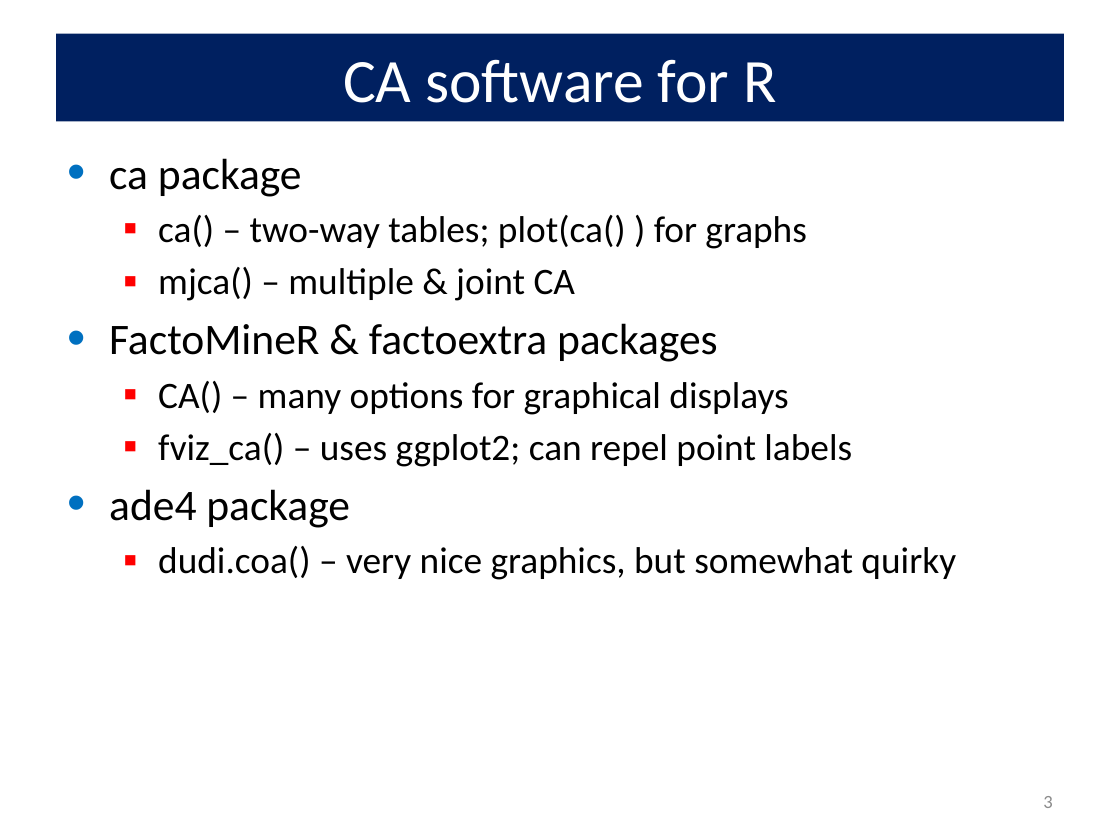
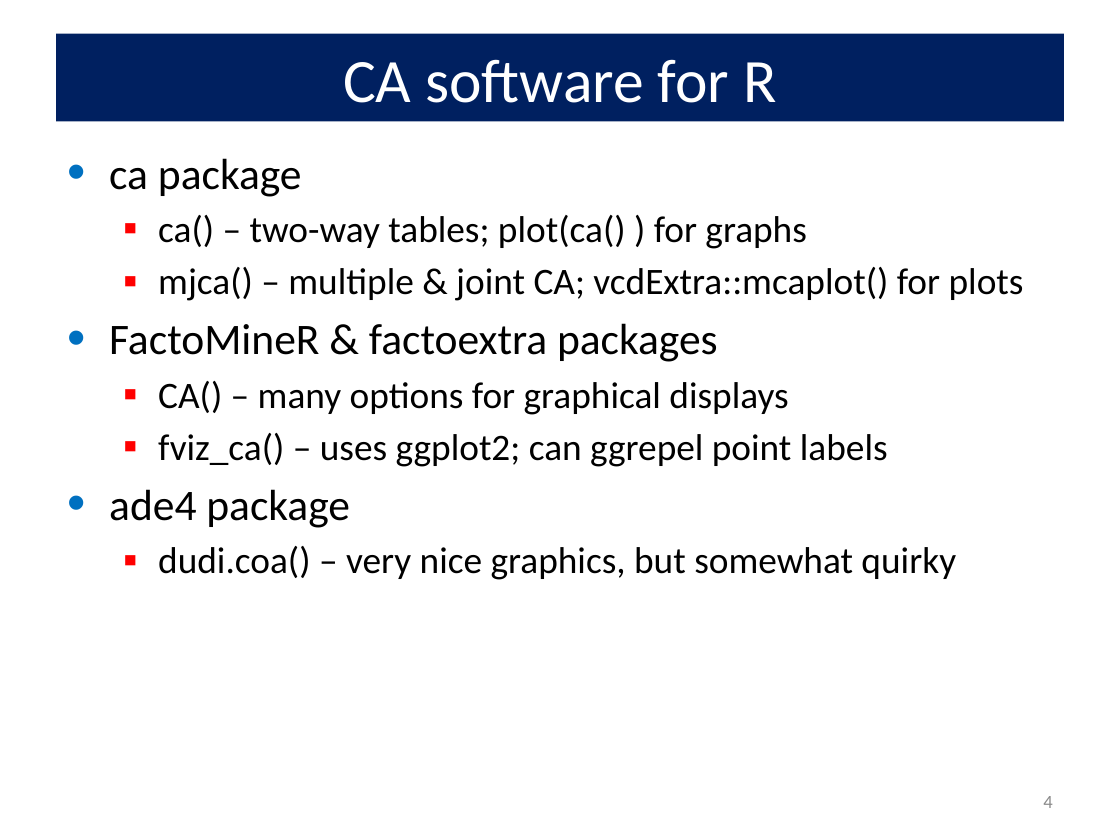
Before and after one commit to friendly/psy6136, a slide deck: slide 4 of docs/lectures/05-Corresp.pptx (slide 3 before the commit). Drawn at 1120x840 pixels with LibreOffice and Linux fonts; fonts in the diff are those of the drawing. Boxes give left, top, right and bottom in pixels: in the first picture for what was removed or moved away, otherwise in the second. Text is boxed around its words. In the diff, an @@ line names an element or a change of style, - is before the commit and + after.

```diff
--- a/docs/lectures/05-Corresp.pptx
+++ b/docs/lectures/05-Corresp.pptx
@@ text at (158, 267, 1024, 301): text changed @@
-  ▪ mjca() – multiple & joint CA
+  ▪ mjca() – multiple & joint CA; vcdExtra::mcaplot() for plots
@@ text at (158, 433, 888, 467): text changed @@
-  ▪ fviz_ca() – uses ggplot2; can repel point labels
+  ▪ fviz_ca() – uses ggplot2; can ggrepel point labels
@@ page number at (1043, 796, 1052, 808): text changed @@
-3
+4
```
Also in this commit, not shown: 20 other slides changed, 2 slides added, 14 other files.
